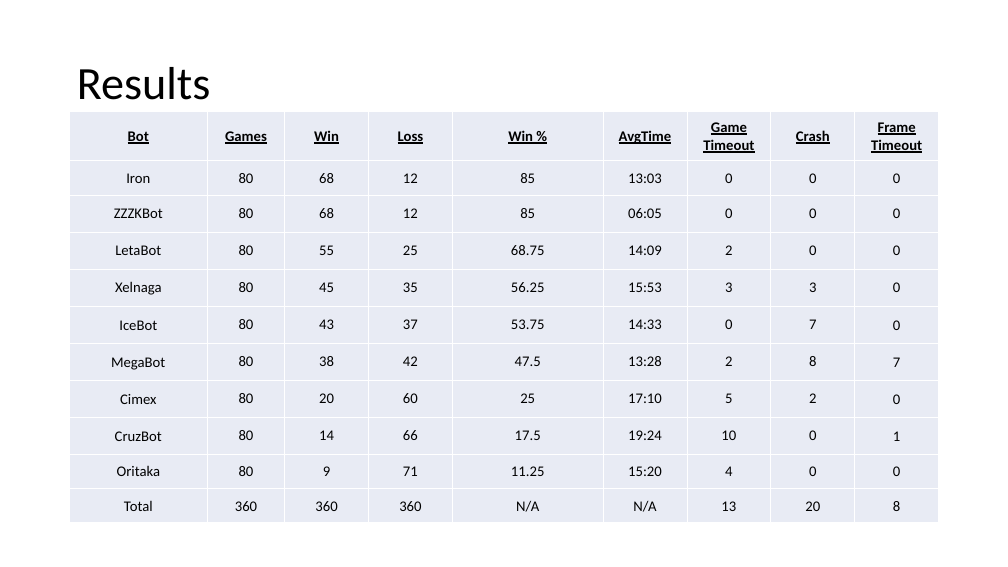
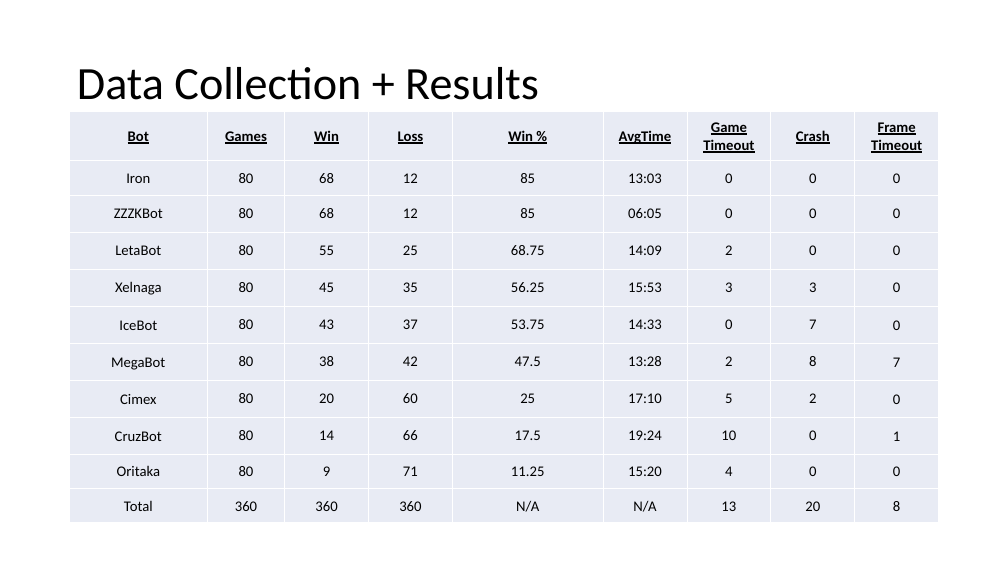
Before and after one commit to James120393/Dissertation_Artefact, a slide deck: slide 8 of ResultsPresentation.pptx (slide 6 before the commit). Drawn at 1008x567 pixels with LibreOffice and Linux fonts; fonts in the diff are those of the drawing. Boxes give left, top, right and bottom in pixels: in the first picture for what was removed or moved away, otherwise in the second. Text is boxed around its words. In the diff, an @@ line names an element or a change of style, - is before the commit and + after.

```diff
--- a/ResultsPresentation.pptx
+++ b/ResultsPresentation.pptx
@@ title at <box>77,67,539,100</box>: text changed @@
-Results
+Data Collection + Results
```
Also in this commit, not shown: 5 other slides changed, 3 slides added, 2 other files.
